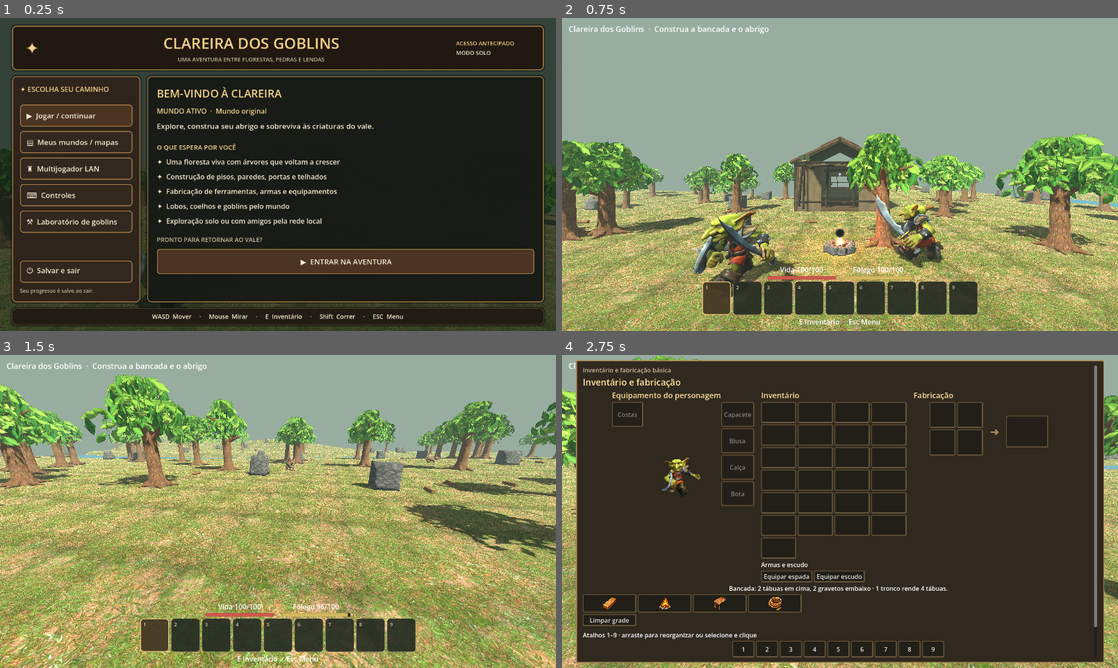
Above: before the commit, frames 1-4 (two rows, left to right).
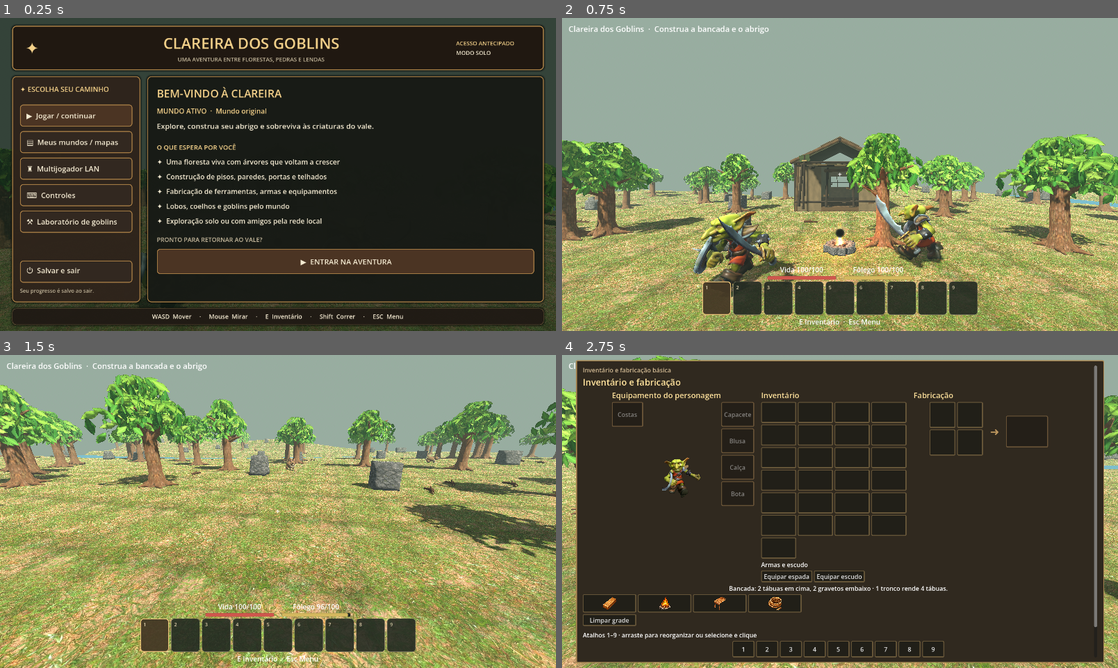
Above: after the commit, the same moments.

Repository: clebertressi88/clareira-dos-goblins
Game: Godot game, scene res://main.tscn
Same seed, same stepped clock (60 frames per second), same inputs: the game is played once before the commit and once after it.
Inputs (mouse positions are in pixels of both pictures, inside the frame that each line leads up to):
- Up to frame 1 (0.25 s): no input
- Up to frame 2 (0.75 s): click "▶ Jogar / continuar" at 0.5 s
- Up to frame 3 (1.5 s): tap Enter at 1.25 s; move the mouse to (305, 511) at 1.27 s; hold W (goblin_frente) from 1.28 s (still down); hold Shift from 1.28 s (still down); click (305, 511) at 1.42 s
- Up to frame 4 (2.75 s): keep holding W (goblin_frente); tap Space at 1.52, 1.82, 2.27, 2.57 s; move the mouse to (812, 511) at 2.02 s; release Shift at 2.03 s; tap E at 2.1 s

The runs differ from the first frame. In frame 2, less than 0.1% of the frame differs, in the area x 2-92%, y 49-66%; in frame 3, 0.1%, in the area x 1-98%, y 11-45%; in frame 4, nothing differs.

Commit message:
Use realistic fallen stick model and shorten adult tree vine spawn to 5 minutes

Diff:
--- a/Projeto-Godot/main.gd
+++ b/Projeto-Godot/main.gd
@@ -9,7 +9,7 @@
 const MEDIEVAL_MENU := preload("res://medieval_main_menu.gd")
 const TREE_BUD_DELAY := 120.0
 const TREE_GROW_SECONDS := 720.0
-const VINE_INTERVAL_SECONDS := 1200.0 # Uma vinha a cada 20 min, apenas em arvores adultas.
+const VINE_INTERVAL_SECONDS := 300.0 # Uma vinha a cada 5 min, apenas em arvores adultas.
 var tree_vines: Dictionary = {} # id -> {count, next}; persistido/sincronizado pelo anfitriao.
 var tree_regrowth: Dictionary = {} # id -> horario real do corte (segundos Unix)
 var cleared_stumps: Dictionary = {} # locais de tocos desenterrados, persistente
@@ -929,9 +929,9 @@
 			box(o,Vector3(0,.04,0),Vector3(.59,.075,.26),"plank",Color("#ac7749"))
 			collider(o,Vector3(.61,.21,.29),Vector3.UP*.10)
 		"stick":
-			var twig := cylinder(o,Vector3(0,.07,0),.06,.55,"wood",Color("#855b36"))
-			twig.rotation.z = PI/2
-			collider(o,Vector3(.61,.23,.29),Vector3.UP*.10)
+			# Galho caido com casca texturizada, nos e madeira quebrada.
+			preload("res://forest_fallen_stick.gd").build(o,id)
+			collider(o,Vector3(.78,.23,.33),Vector3.UP*.115)
 		"bench","bench2":
 			o.collision_layer |= SOLID
 			for x in [-.39,.39]:
